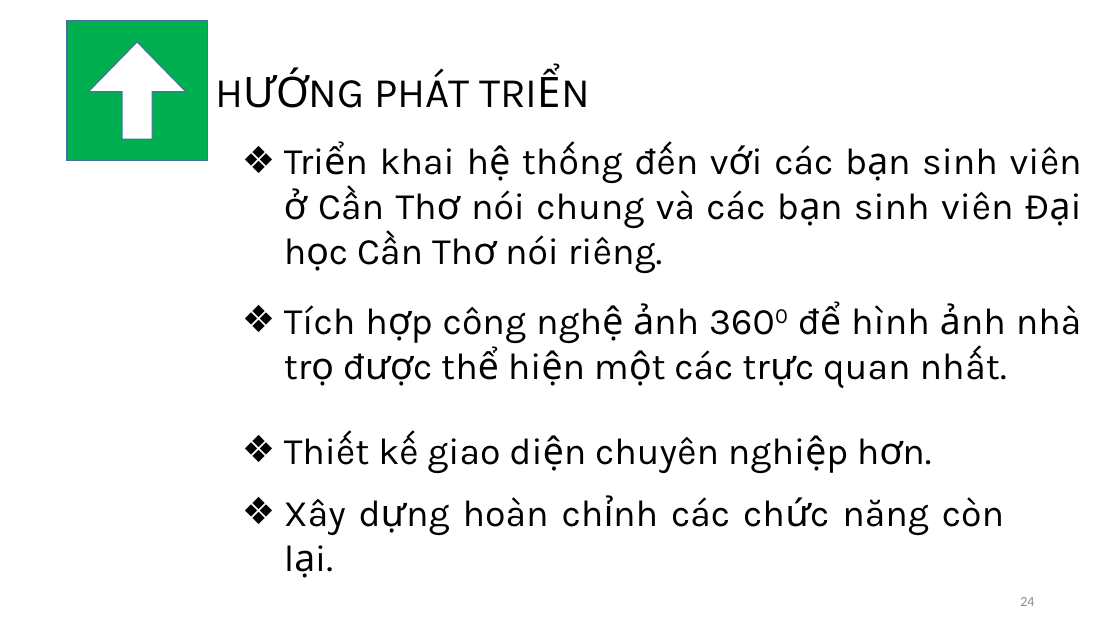
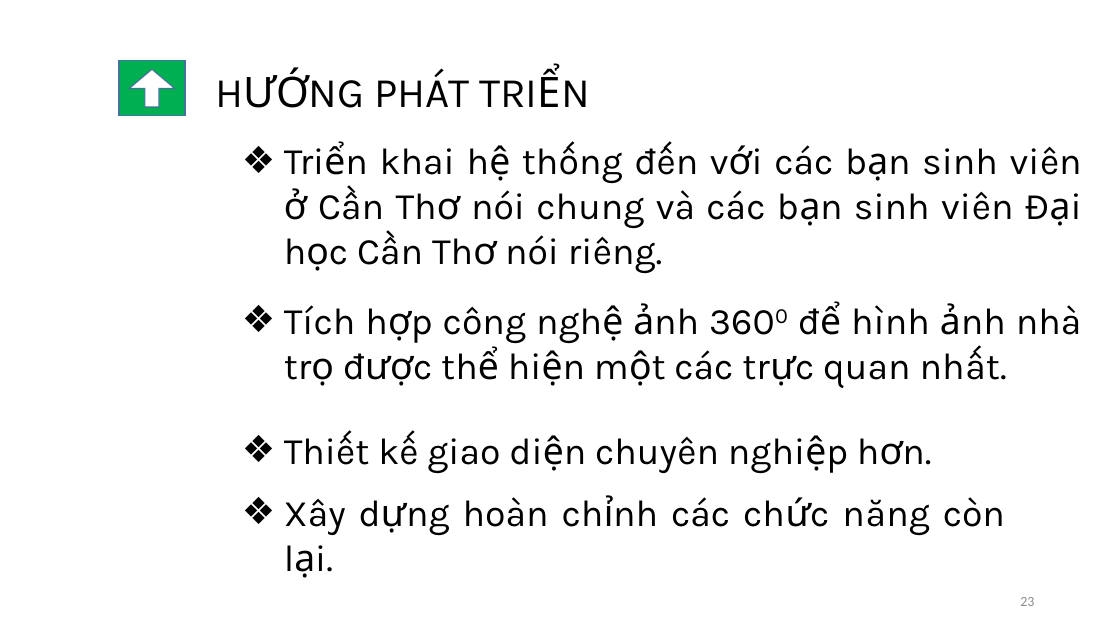
Before and after one commit to minhynguyen/luanvan, a slide deck: slide 23 of LVTN.pptx (slide 24 before the commit). Drawn at 1120x630 pixels with LibreOffice and Linux fonts; fonts in the diff are those of the drawing. Boxes give left, top, right and bottom in pixels: in the first picture for what was removed or moved away, otherwise in the second. Text is boxed around its words. In the diff, an @@ line names an element or a change of style, - is before the commit and + after.

```diff
--- a/LVTN.pptx
+++ b/LVTN.pptx
@@ rectangle: place and size @@
-rectangle at (67,20,208,160)
+rectangle at (119,60,186,115)
@@ right arrow: place and size @@
-right arrow at (88,42,186,139)
+right arrow at (129,69,174,107)
@@ page number at (1020,597,1034,606): text changed @@
-24
+23
```
Also in this commit, not shown: 4 other slides changed, 1 slide removed.
